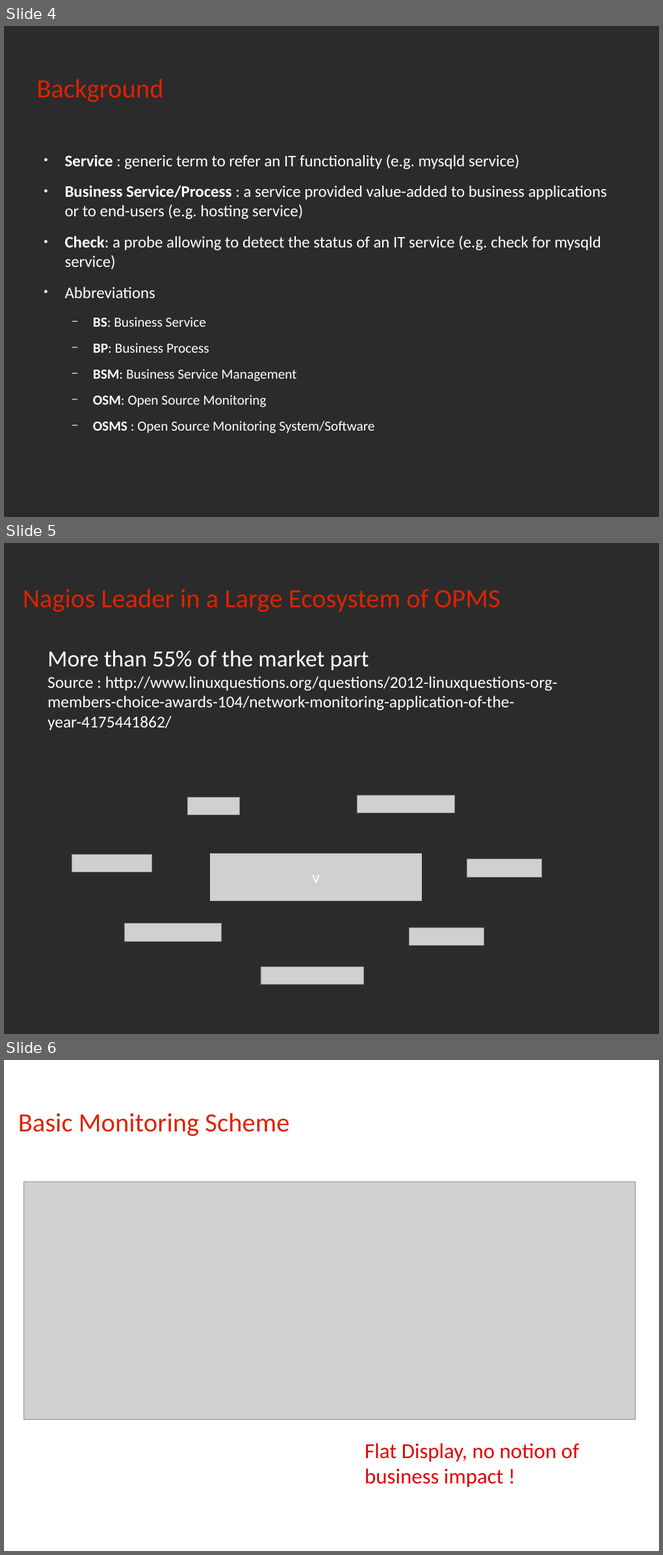
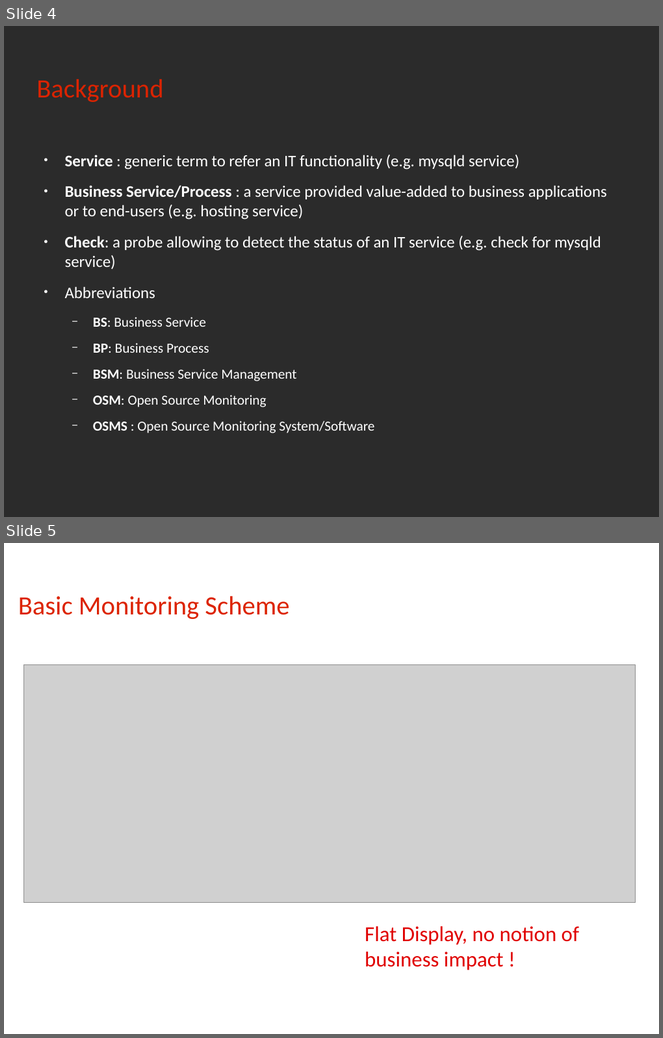
Before and after one commit to rchakode/realopinsight, a slide deck: doc/talks/nwc-2013.odp. Shown one above the other, each under a label of ours: slides 4, 5 and 6 before the commit, slides 4 and 5 after it. The pictures are 663x1555 and 663x1038 pixels, drawn with LibreOffice and Linux fonts; fonts in the diff are those of the drawing; grey boxes stand for pictures; background and template pictures are left out; a plain dark background stands for a picture behind light text. Boxes give left, top, right and bottom in pixels: in the first picture for what was removed or moved away, otherwise in the second. Text is boxed around its words. In the diff, an @@ line names an element or a change of style, - is before the commit and + after.

```diff
--- a/doc/talks/nwc-2013.odp
+++ b/doc/talks/nwc-2013.odp
@@ slide 5 removed at (4,543,659,1034), background picture (left out) @@
@@ title removed at (23,589,500,612) @@
-Nagios Leader in a Large Ecosystem of OPMS
@@ text removed at (48,650,558,730) @@
-More than 55% of the market part
-Source : http://www.linuxquestions.org/questions/2012-linuxquestions-org-members-choice-awards-104/network-monitoring-application-of-the-year-4175441862/
@@ group removed at (72,796,542,986): 8 pictures @@
-v
@@ what was slide 6 is now slide 5 @@
```
Also in this commit, not shown: 6 slides changed, 32 other files.
